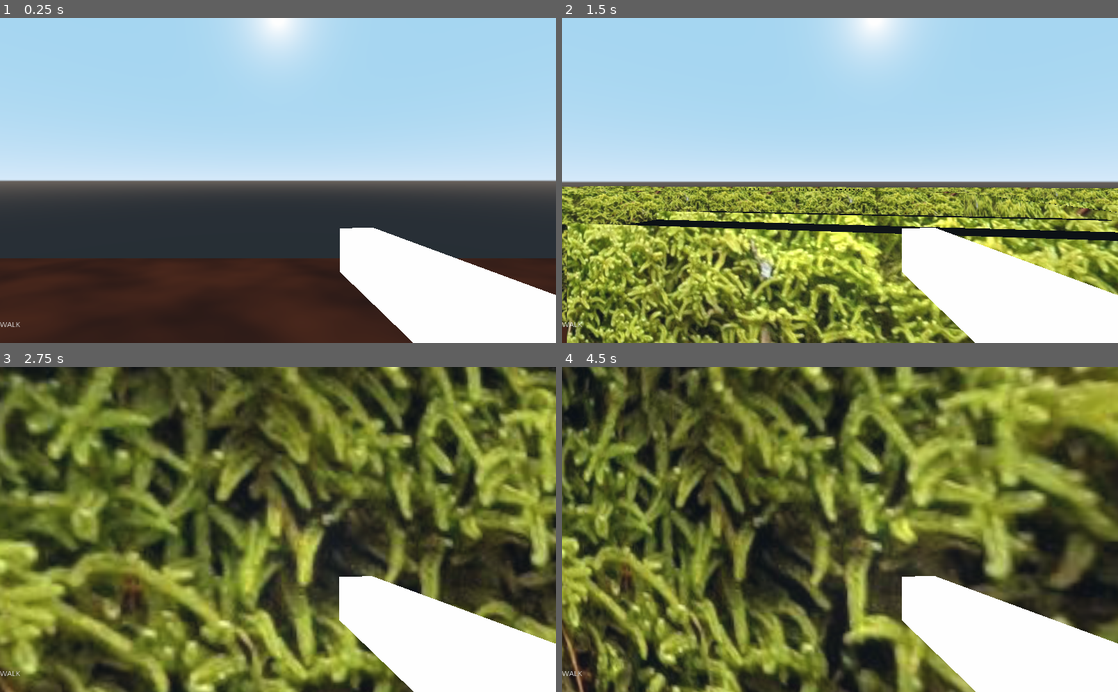
Above: before the commit, frames 1-4 (two rows, left to right).
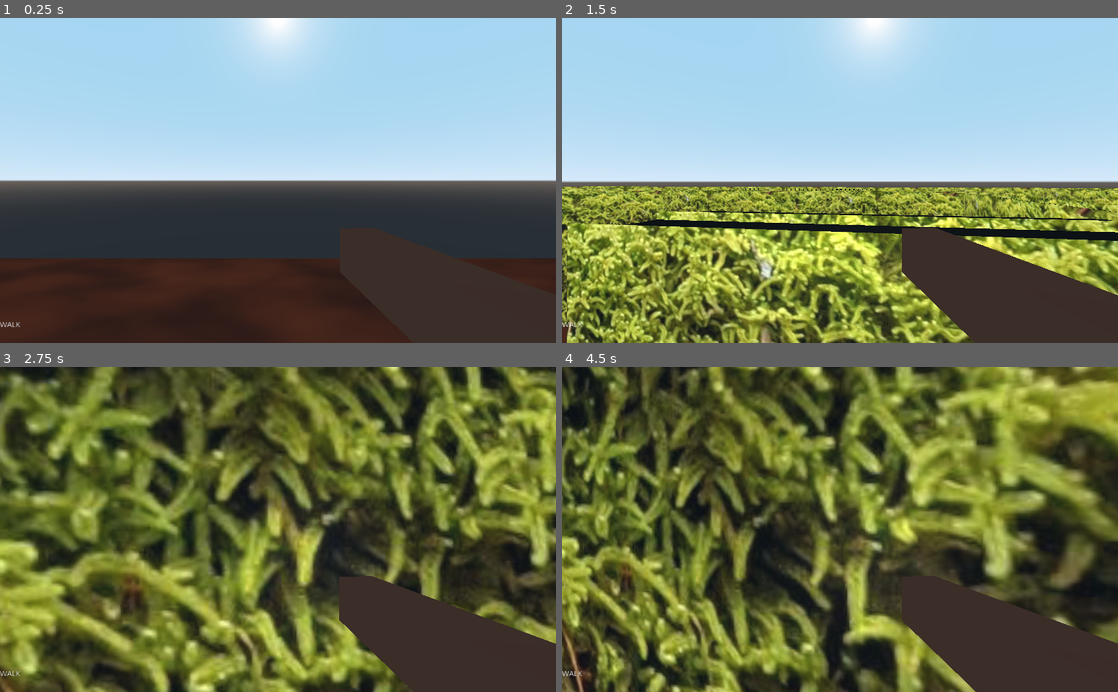
Above: after the commit, the same moments.

Repository: Terkwood/maze
Game: Godot game, scene res://HedgeMaze.tscn
Two runs of this game, one before a commit and one after it. Both use one fixed random seed, a clock stepped at 60 frames per second and the inputs below.
Inputs (mouse positions are in pixels of both pictures, inside the frame that each line leads up to):
- Up to frame 1 (0.25 s): no input
- Up to frame 2 (1.5 s): tap Enter (ui_accept) at 0.5, 0.77 s; move the mouse to (867, 180) at 0.52 s; hold W from 0.53 s (still down); move the mouse to (812, 180) at 1.27 s
- Up to frame 3 (2.75 s): keep holding W; tap Enter (ui_accept) at 1.52 s; move the mouse to (289, 523) at 2.02 s
- Up to frame 4 (4.5 s): keep holding W; move the mouse to (834, 536) at 2.77 s; tap Enter (ui_accept) at 3.02, 3.77 s; move the mouse to (878, 532) at 3.52 s; move the mouse to (795, 526) at 4.27 s

The runs differ from the first frame. In frame 1, 8.9% of the frame differs, in the area x 61-100%, y 64-100%; in frame 2, 8.9%; in frame 3, 9.0%; in frame 4, 9.0%.

Commit message:
add some materials to the player

Diff:
--- a/Player.tscn
+++ b/Player.tscn
@@ -1,14 +1,21 @@
-[gd_scene load_steps=5 format=2]
+[gd_scene load_steps=7 format=2]
 
 [ext_resource path="res://Player.gd" type="Script" id=1]
 
 [sub_resource type="CubeMesh" id=1]
 size = Vector3( 1, 4, 1 )
 
-[sub_resource type="CapsuleShape" id=2]
+[sub_resource type="SpatialMaterial" id=2]
+albedo_color = Color( 0.223529, 0.152941, 0.12549, 1 )
+
+[sub_resource type="CapsuleShape" id=3]
 height = 2.0
 
-[sub_resource type="CubeMesh" id=3]
+[sub_resource type="SpatialMaterial" id=4]
+albedo_color = Color( 0.223529, 0.152941, 0.12549, 1 )
+
+[sub_resource type="CubeMesh" id=5]
+material = SubResource( 4 )
 size = Vector3( 0.2, 0.25, 1.4 )
 
 [node name="Player" type="KinematicBody"]
@@ -17,18 +24,18 @@
 [node name="mesh" type="MeshInstance" parent="."]
 transform = Transform( 1, 0, 0, 0, 1, 0, 0, 0, 1, 0, 2, 0 )
 mesh = SubResource( 1 )
-material/0 = null
+material/0 = SubResource( 2 )
 
 [node name="CollisionShape" type="CollisionShape" parent="."]
 transform = Transform( 1, 0, 0, 0, -4.37114e-08, 1, 0, -1, -4.37114e-08, 0, 2, 0 )
-shape = SubResource( 2 )
+shape = SubResource( 3 )
 
 [node name="Arm" type="Position3D" parent="."]
 transform = Transform( 1, 0, 0, 0, 1, 0, 0, 0, 1, 0, 3, 0 )
 
 [node name="MeshInstance" type="MeshInstance" parent="Arm"]
 transform = Transform( 0.990201, 0, 0.13965, 0, 1, 0, -0.13965, 0, 0.990201, 0.552027, 0, -0.652245 )
-mesh = SubResource( 3 )
+mesh = SubResource( 5 )
 material/0 = null
 
 [node name="hand" type="Position3D" parent="Arm"]
Not shown: 2 places in HedgeMaze.tscn that only renumber resources
